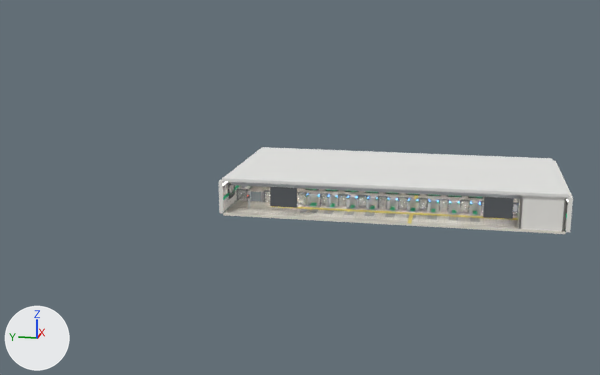
An edit to the glTF model game/public/models/map/Z3_GATES.glb, drawn before and after from the same camera.
Both versions are drawn from a camera (50 mm lens) standing at (-19.2, 9.4, 15.8) and looking at (64.0, 26.0, -5.0). The lights are fixed; the arrows at lower left show +X, +Y and +Z. The older version comes first. Where no turn or scale is listed for an object, it has been applied to the vertices.

Names of what the first picture shows: 'Z3_ceiling', 'Z3_floor_free', 'Z3_floor_paid', 'Z3_gate_glass', 'Z3_hq_border', 'Z3_hq_duct', 'Z3_hq_signbody', 'Z3_office_wall_W', 'Z3_wall_N', 'Z3wN_hq_ad0ink', 'Z3wN_hq_adframe', 'Z3wN_hq_panel' and 18 more.
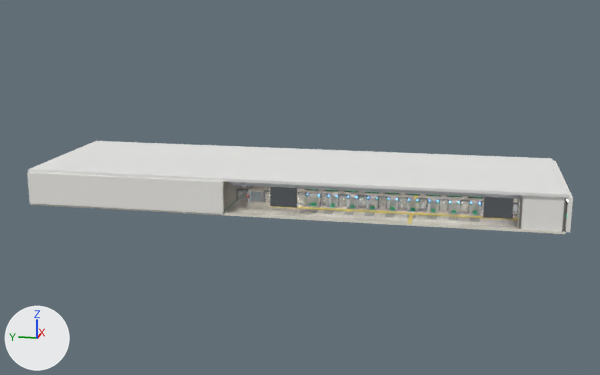
Not visible in the pictures: 'Z3wN_hq_reveal', 'Z3wN_hq_cornice', 'Z3wN_hq_ad2ink', 'Z3wN_hq_ad2deep', 'Z3wN_hq_coveglow', 'Z3wN_hq_covelip', 'B_CONNW_hq_cornice', 'B_CONNW_hq_covelip'.

Location of each change, [x1, y1, x2, y2] in pixels of the pictures (600 x 375 px):
'B_CONN_ceiling', added: after [28, 141, 262, 181]
'Z3_wall_N', moved, turned, rescaled: before [219, 152, 256, 213]; after [27, 172, 224, 214]
'B_CONN_floor', added: after [31, 182, 250, 215]
'Z3wN_hq_panel', deleted: before [223, 182, 250, 212]
'Z3wN_hq_adframe', deleted (mostly hidden): before [228, 183, 235, 199]
'Z3wN_hq_ad0ink', deleted: before [230, 185, 234, 192]

Patch to the scene script:
```diff
--- a/game/public/models/map/Z3_GATES.glb.py
+++ b/game/public/models/map/Z3_GATES.glb.py
@@ me_z2ww_hq_covelip_001 @@
+me_z2ww_hq_covelip_001.from_pydata([(0.0, 0.0, -3.3), (0.1, 0.0, -3.3), (0.1, 20.4, -3.3), (0.0, 20.4, -3.3), (0.0, 0.0, -3.2), (0.1, 0.0, -3.2), (0.1, 20.4, -3.2), (0.0, 20.4, -3.2)], [], [(3, 2, 1), (3, 1, 0), (4, 5, 6), (4, 6, 7), (1, 5, 4), (1, 4, 0), (2, 6, 5), (2, 5, 1), (3, 7, 6), (3, 6, 2), (0, 4, 7), (0, 7, 3)])
+me_z2ww_hq_covelip_001.materials.append(mat_ceil_rib)  # light grey #d8d8d6
@@ me_z2ww_hq_cornice_002 @@
+me_z2ww_hq_cornice_002.from_pydata(...)  # 14 vertices, 24 faces; spans x 0.0..0.1, y 0.0..20.4, z -3.0..-2.8
+me_z2ww_hq_cornice_002.materials.append(mat_ceil_rib)  # light grey #d8d8d6
@@ me_cube_077 @@
+me_cube_077.from_pydata(...)  # a box spanning x -8.0..8.0, y -10.2..10.2, z -0.2..0.2
+me_cube_077.materials.append(mat_st_ceil)  # white #ececea
@@ me_cube_026_1 @@
+me_cube_026_1.from_pydata(...)  # a box spanning x -8.0..8.0, y -10.2..10.2, z -0.1..0.1
+me_cube_026_1.materials.append(mat_st_floor)  # white #e9e4d9
@@ ob_z3_wall_n @@
 ob_z3_wall_n = bpy.data.objects.new('Z3_wall_N', me_cube_014)
-ob_z3_wall_n.location = (64.0, 32.2, -4.4)
+ob_z3_wall_n.location = (56.0, 42.2, -4.4)
+ob_z3_wall_n.rotation_euler = (0.0, 0.0, 1.571)  # degrees (0, 0, 90)
+ob_z3_wall_n.scale = (1.27, 1.0, 1.0)
@@ ob_z3wn_hq_panel @@
-ob_z3wn_hq_panel = bpy.data.objects.new('Z3wN_hq_panel', me_z3wn_hq_panel_001)
-ob_z3wn_hq_panel.location = (0.0, 0.0, 0.0)
@@ ob_z3wn_hq_reveal @@
-ob_z3wn_hq_reveal = bpy.data.objects.new('Z3wN_hq_reveal', me_z3wn_hq_reveal_001)
-ob_z3wn_hq_reveal.location = (0.0, 0.0, 0.0)
@@ ob_z3wn_hq_cornice @@
-ob_z3wn_hq_cornice = bpy.data.objects.new('Z3wN_hq_cornice', me_z3wn_hq_cornice_001)
-ob_z3wn_hq_cornice.location = (0.0, 0.0, 0.0)
@@ ob_z3wn_hq_adframe @@
-ob_z3wn_hq_adframe = bpy.data.objects.new('Z3wN_hq_adframe', me_z3wn_hq_adframe)
-ob_z3wn_hq_adframe.location = (0.0, 0.0, 0.0)
@@ ob_z3wn_hq_ad0ink @@
-ob_z3wn_hq_ad0ink = bpy.data.objects.new('Z3wN_hq_ad0ink', me_z3wn_hq_ad0ink_001)
-ob_z3wn_hq_ad0ink.location = (0.0, 0.0, 0.0)
@@ ob_z3wn_hq_ad2ink @@
-ob_z3wn_hq_ad2ink = bpy.data.objects.new('Z3wN_hq_ad2ink', me_z3wn_hq_ad2ink)
-ob_z3wn_hq_ad2ink.location = (0.0, 0.0, 0.0)
@@ ob_z3wn_hq_ad2deep @@
-ob_z3wn_hq_ad2deep = bpy.data.objects.new('Z3wN_hq_ad2deep', me_z3wn_hq_ad2deep)
-ob_z3wn_hq_ad2deep.location = (0.0, 0.0, 0.0)
@@ ob_z3wn_hq_coveglow @@
-ob_z3wn_hq_coveglow = bpy.data.objects.new('Z3wN_hq_coveglow', me_z3wn_hq_coveglow)
-ob_z3wn_hq_coveglow.location = (0.0, 0.0, 0.0)
@@ ob_z3wn_hq_covelip @@
-ob_z3wn_hq_covelip = bpy.data.objects.new('Z3wN_hq_covelip', me_z3wn_hq_covelip)
-ob_z3wn_hq_covelip.location = (0.0, 0.0, 0.0)
@@ ob_b_connw_hq_covelip @@
+ob_b_connw_hq_covelip = bpy.data.objects.new('B_CONNW_hq_covelip', me_z2ww_hq_covelip_001)
+ob_b_connw_hq_covelip.location = (56.2, 32.0, 0.0)
@@ ob_b_connw_hq_cornice @@
+ob_b_connw_hq_cornice = bpy.data.objects.new('B_CONNW_hq_cornice', me_z2ww_hq_cornice_002)
+ob_b_connw_hq_cornice.location = (56.2, 32.0, 0.0)
@@ ob_b_conn_ceiling @@
+ob_b_conn_ceiling = bpy.data.objects.new('B_CONN_ceiling', me_cube_077)
+ob_b_conn_ceiling.location = (64.0, 42.2, -2.65)
@@ ob_b_conn_floor @@
+ob_b_conn_floor = bpy.data.objects.new('B_CONN_floor', me_cube_026_1)
+ob_b_conn_floor.location = (64.0, 42.2, -6.1)
```
